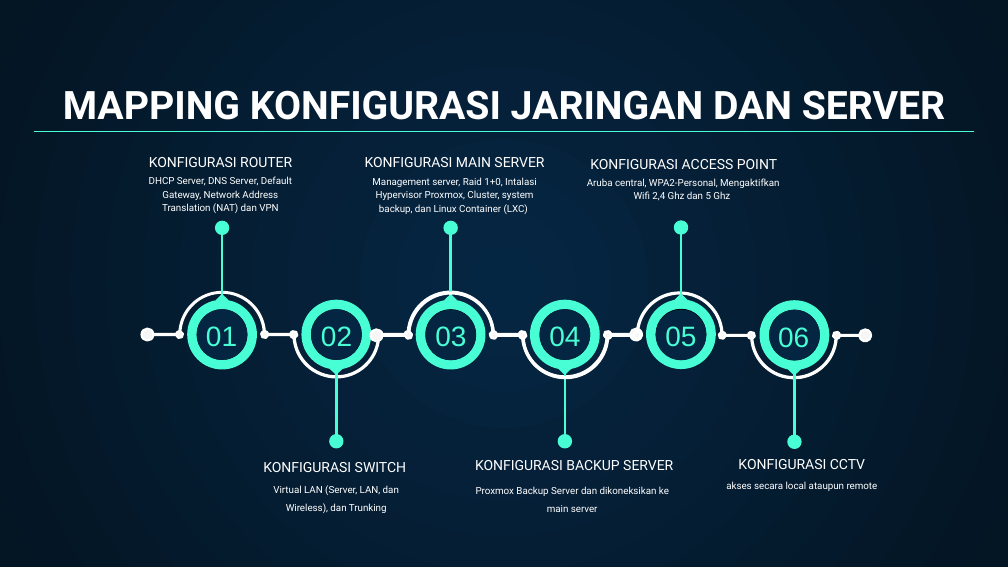
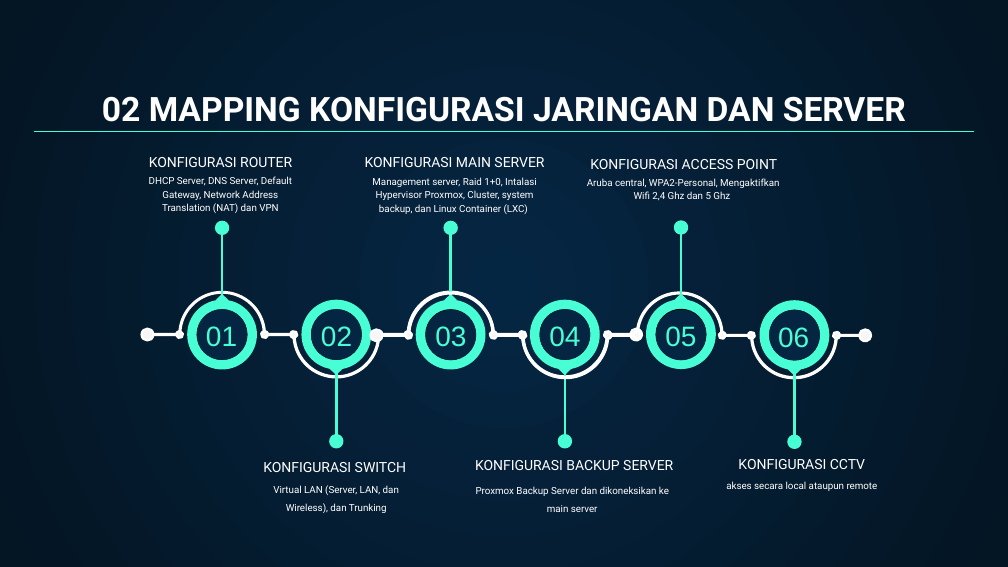
Before and after one commit to admin708/dokumen, a slide deck: slide 6 of ppt ith.pptx (slide 5 before the commit). Drawn at 1008x567 pixels with LibreOffice and Linux fonts; fonts in the diff are those of the drawing. Boxes give left, top, right and bottom in pixels: in the first picture for what was removed or moved away, otherwise in the second. Text is boxed around its words. In the diff, an @@ line names an element or a change of style, - is before the commit and + after.

```diff
--- a/ppt ith.pptx
+++ b/ppt ith.pptx
@@ title at (102,96,906,122): text changed; size 28 to 24 pt @@
-MAPPING KONFIGURASI JARINGAN DAN SERVER
+02 MAPPING KONFIGURASI JARINGAN DAN SERVER
```
Also in this commit, not shown: 6 other slides changed, 3 slides added, 1 other file.
